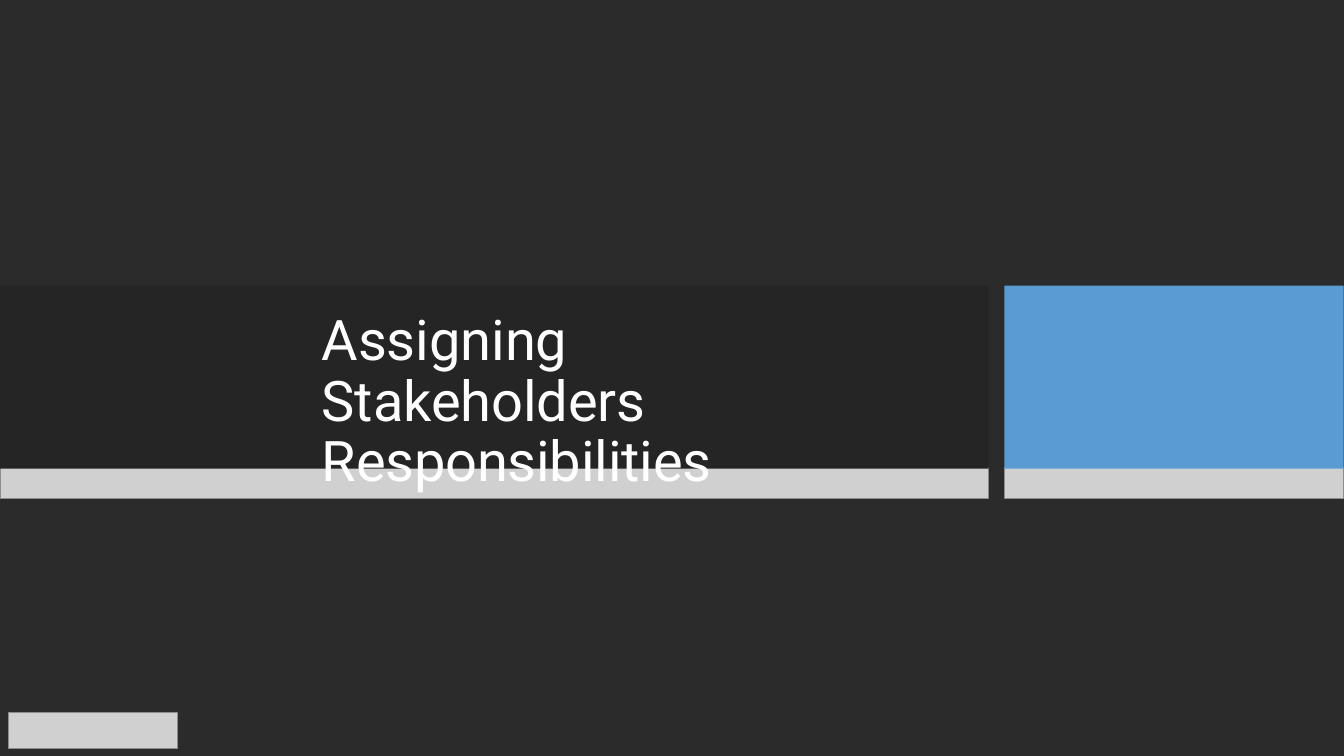
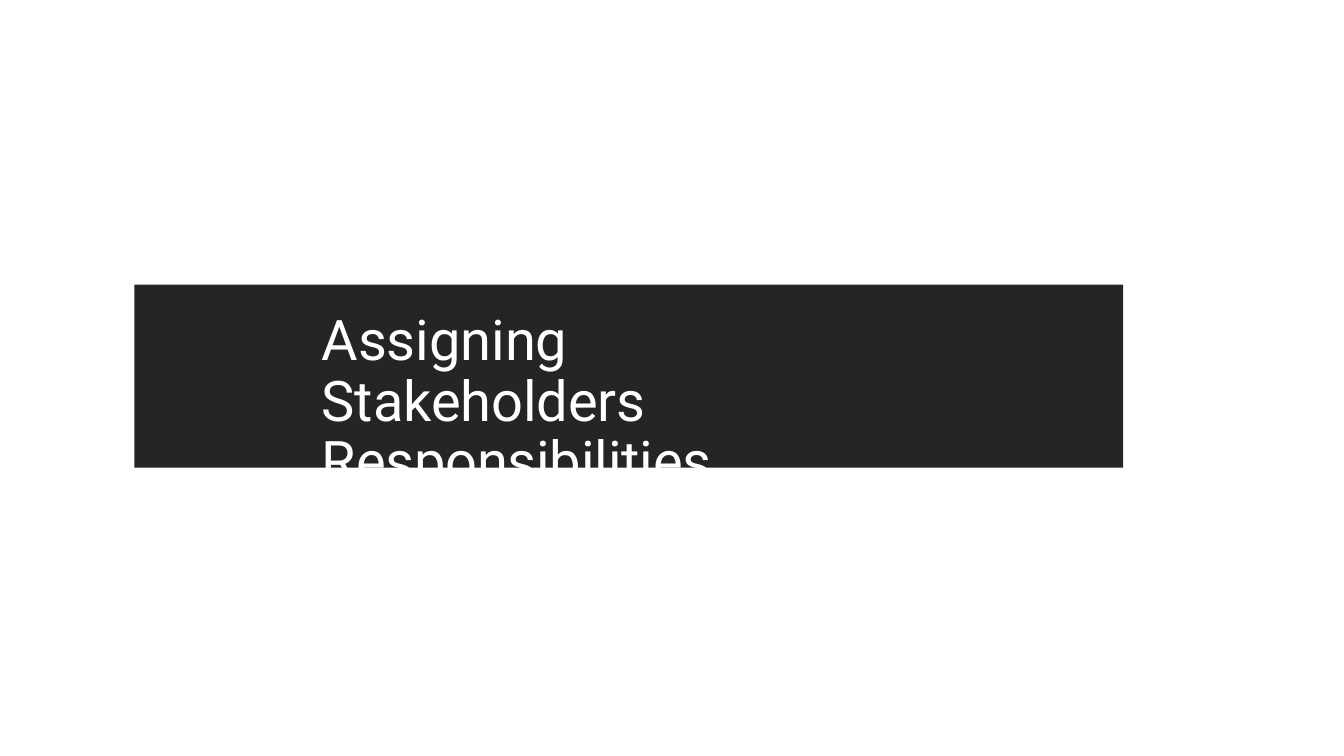
Before and after one commit to fenago/ba, a slide deck: slide 19 of 0241_RESOURCE_InitiatingAProject.pptx. Drawn at 1344x756 pixels with LibreOffice and Linux fonts; fonts in the diff are those of the drawing; grey boxes stand for pictures; background and template pictures are left out; a plain dark background stands for a picture behind light text. Boxes give left, top, right and bottom in pixels: in the first picture for what was removed or moved away, otherwise in the second. Text is boxed around its words. In the diff, an @@ line names an element or a change of style, - is before the commit and + after.

```diff
--- a/0241_RESOURCE_InitiatingAProject.pptx
+++ b/0241_RESOURCE_InitiatingAProject.pptx
@@ background picture (left out) to #FFFFFF @@
@@ freeform shape: place and size @@
-freeform shape at <box>0,285,989,469</box>
+freeform shape at <box>134,284,1123,468</box>
@@ freeform shape removed at <box>1004,285,1344,469</box> @@
@@ picture removed at <box>0,468,989,498</box> @@
@@ picture removed at <box>1004,468,1343,498</box> @@
@@ picture removed at <box>8,713,177,748</box> @@
```
Also in this commit, not shown: 1 other slide changed, 1 slide added, 1 slide removed, 3 other files.
